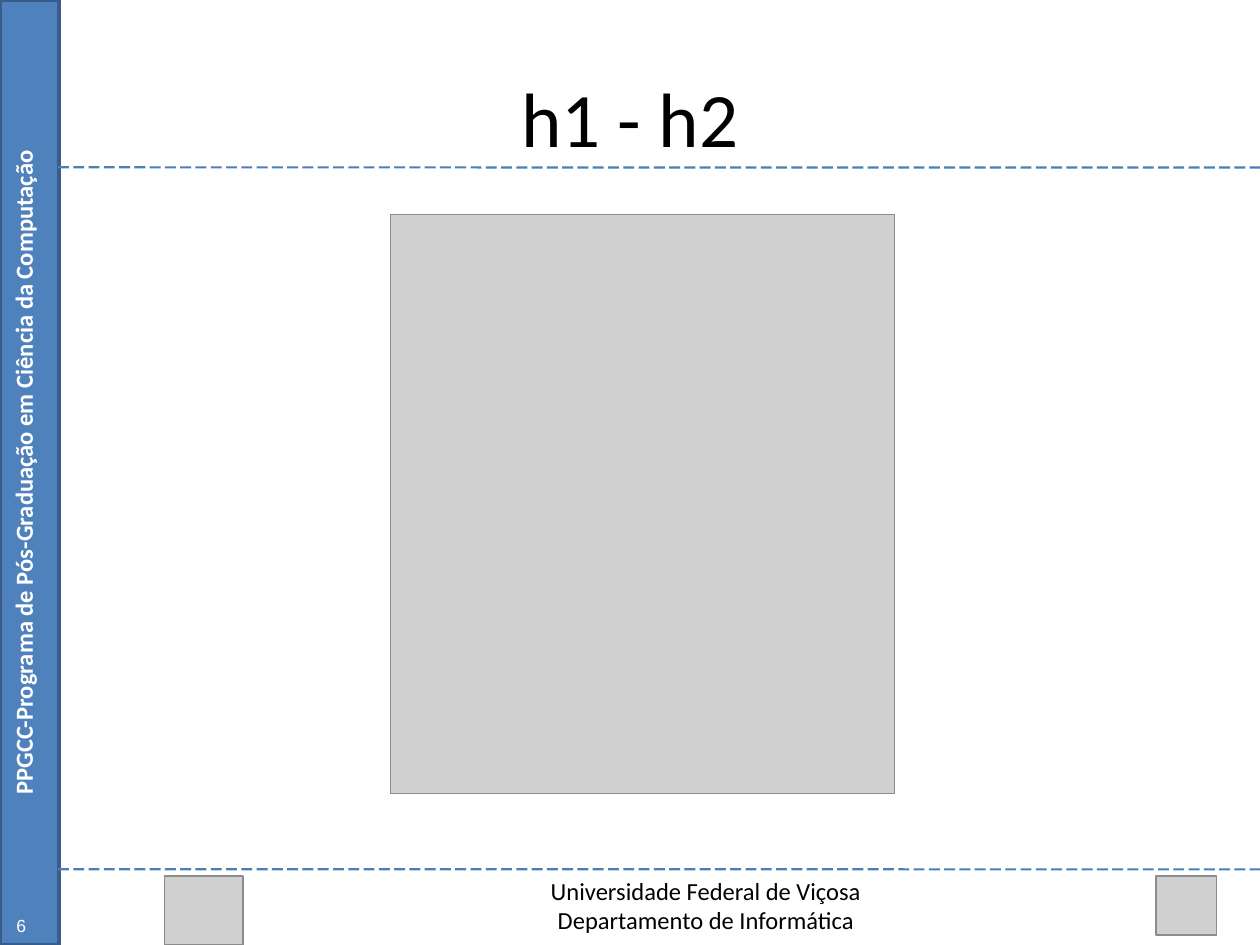
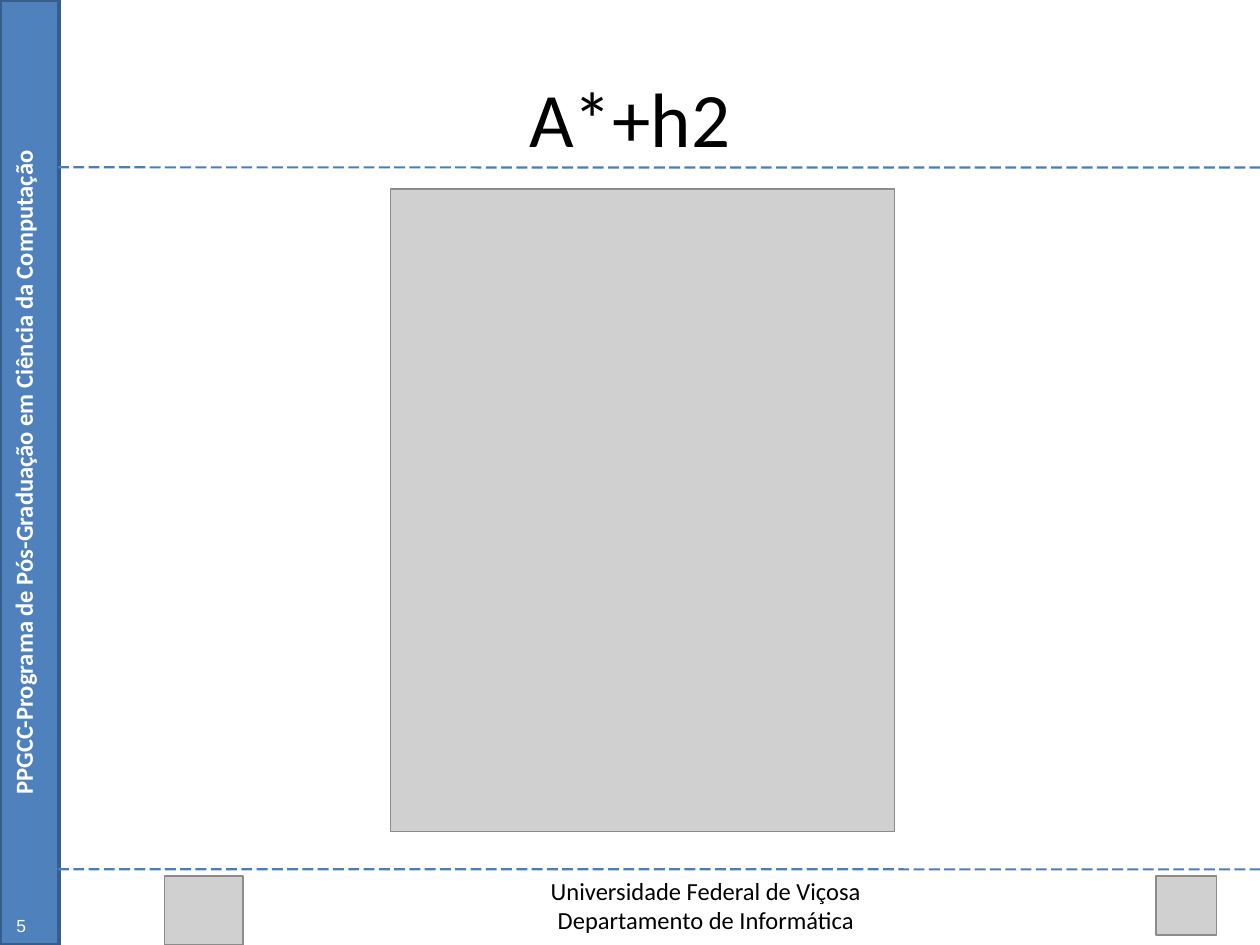
Before and after one commit to Marvinsky/research-marvin, a slide deck: slide 13 of latex/odp/dissertation_v6.odp. Drawn at 1260x945 pixels with LibreOffice and Linux fonts; fonts in the diff are those of the drawing; grey boxes stand for pictures. Boxes give left, top, right and bottom in pixels: in the first picture for what was removed or moved away, otherwise in the second. Text is boxed around its words. In the diff, an @@ line names an element or a change of style, - is before the commit and + after.

Commit message:
update v6

```diff
--- a/latex/odp/dissertation_v6.odp
+++ b/latex/odp/dissertation_v6.odp
@@ text at (x1=529, y1=92, x2=730, y2=147): text changed @@
-h1 - h2
+A*+h2
@@ picture resized from (x1=391, y1=214, x2=895, y2=794) to (x1=391, y1=189, x2=895, y2=832) @@
@@ text at (x1=16, y1=920, x2=26, y2=932): text changed @@
-6
+5
```
Also in this commit, not shown: 8 other slides changed.
